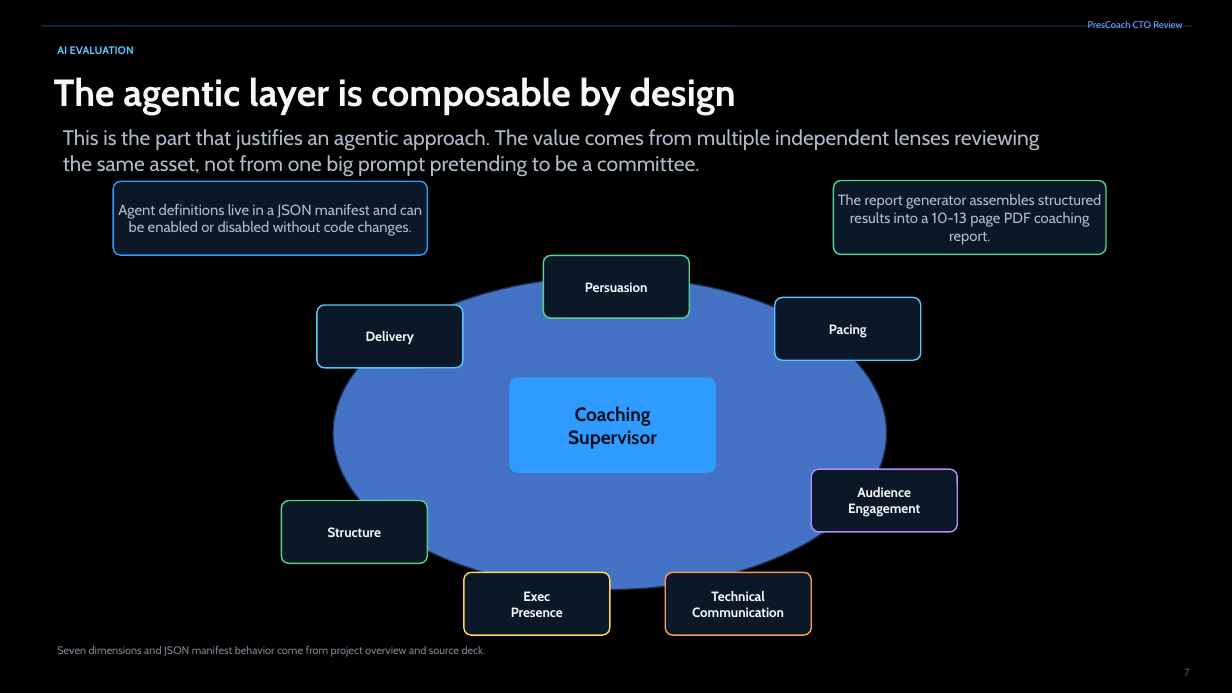
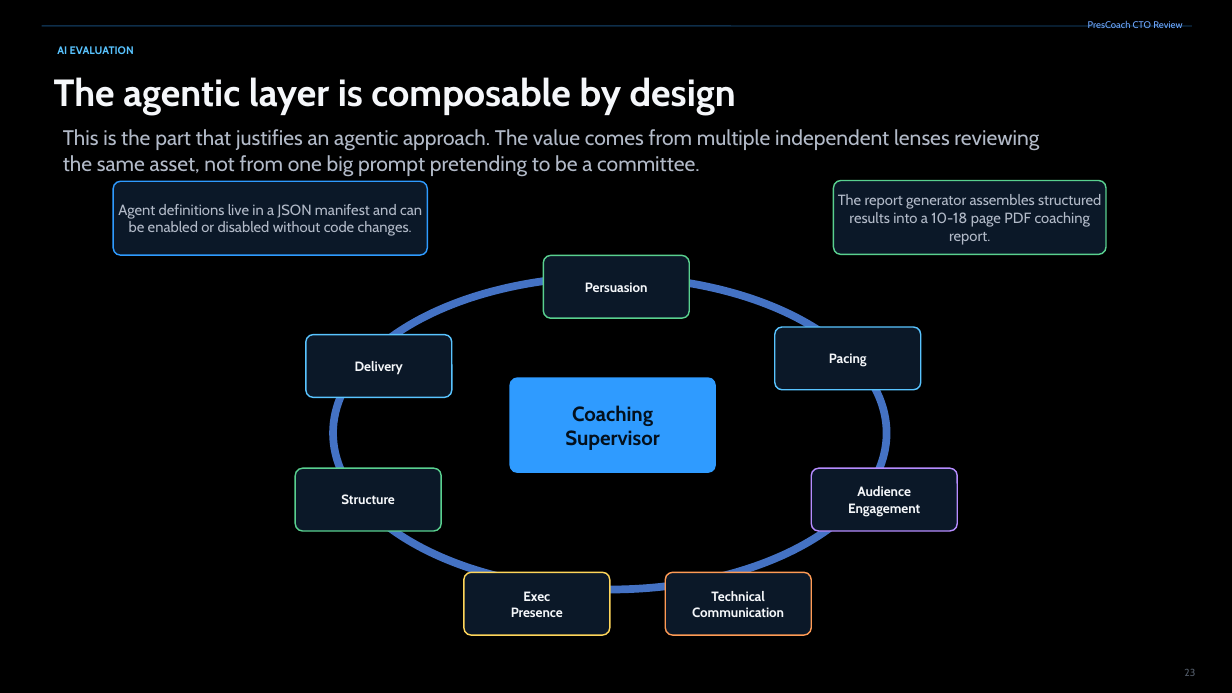
Before and after one commit to michaelgeiser/kiro-agentcore-app, a slide deck: slide 23 of documentation/PresCoach_slides.pptx (slide 7 before the commit). Drawn at 1232x693 pixels with LibreOffice and Linux fonts; fonts in the diff are those of the drawing. Boxes give left, top, right and bottom in pixels: in the first picture for what was removed or moved away, otherwise in the second. Text is boxed around its words. In the diff, an @@ line names an element or a change of style, - is before the commit and + after.

```diff
--- a/documentation/PresCoach_slides.pptx
+++ b/documentation/PresCoach_slides.pptx
@@ text in rounded rectangle at <box>838,194,1101,245</box>: text changed @@
-The report generator assembles structured results into a 10-13 page PDF coaching report.
+The report generator assembles structured results into a 10-18 page PDF coaching report.
@@ ellipse at <box>333,276,886,590</box>: fill #4472C4 to none; outline #1E3256 1 pt to #4472C4 6 pt @@
@@ rounded rectangle "Pacing": place and size @@
-rounded rectangle "Pacing" at <box>775,298,921,360</box>
+rounded rectangle "Pacing" at <box>775,327,921,390</box>
@@ rounded rectangle "Delivery": place and size @@
-rounded rectangle "Delivery" at <box>317,305,463,368</box>
+rounded rectangle "Delivery" at <box>306,335,452,397</box>
@@ rounded rectangle "Coaching" at <box>510,378,715,472</box>: size 15 to 16 pt @@
@@ rounded rectangle "Structure": place and size @@
-rounded rectangle "Structure" at <box>281,501,427,564</box>
+rounded rectangle "Structure" at <box>295,469,441,531</box>
@@ text removed at <box>57,646,486,657</box> @@
-Seven dimensions and JSON manifest behavior come from project overview and source deck.
@@ page number at <box>1184,669,1195,676</box>: text changed @@
-7
+23
```
Also in this commit, not shown: 18 other slides changed, 7 slides added, 1 other file.
